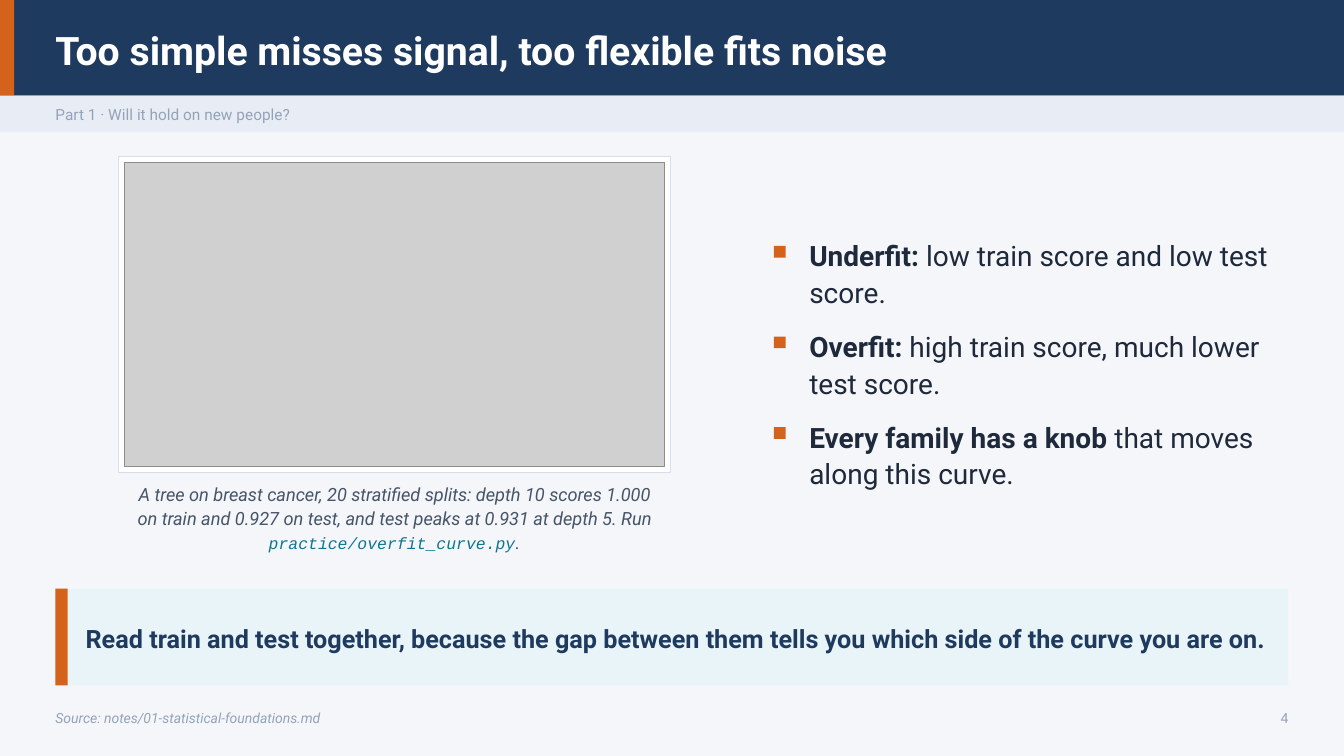
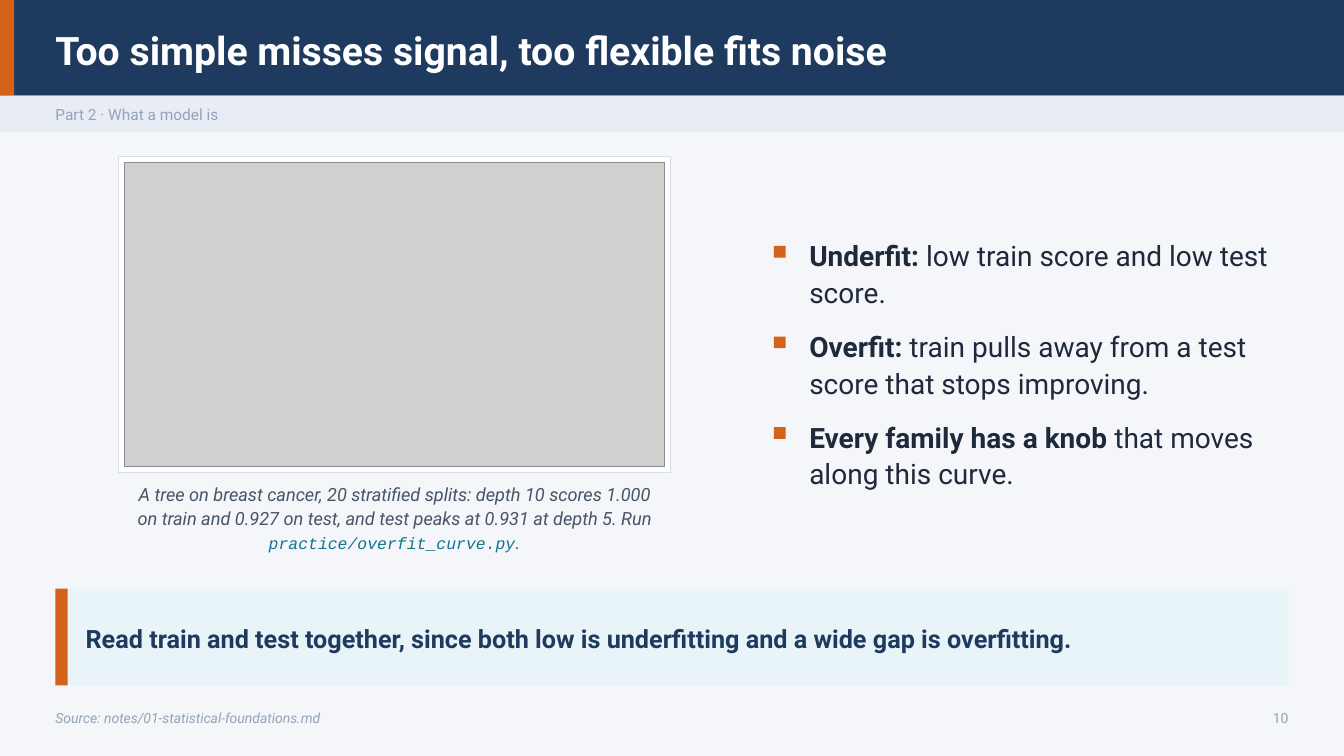
Before and after one commit to ramseywise/learn-ai-engineering, a slide deck: slide 10 of data-science/01-classical-ml/slides/classical-ml.pptx (slide 4 before the commit). Drawn at 1344x756 pixels with LibreOffice and Linux fonts; fonts in the diff are those of the drawing; grey boxes stand for pictures. Boxes give left, top, right and bottom in pixels: in the first picture for what was removed or moved away, otherwise in the second. Text is boxed around its words. In the diff, an @@ line names an element or a change of style, - is before the commit and + after.

Commit message:
Add support for slide levels and beats in deck builder
- Introduced a new JSONL file for review overrides.
- Enhanced the slide building script to support filtering slides by level (core, practice, deep) and validate slide beats.
- Added a new test suite to validate the functionality of levels and beats in slide presentations.
- Implemented checks for unknown levels and beats, ensuring proper error handling.
- Updated the output naming convention to reflect the selected level for filtered builds.

```diff
--- a/data-science/01-classical-ml/slides/classical-ml.pptx
+++ b/data-science/01-classical-ml/slides/classical-ml.pptx
@@ text at bbox=[55, 108, 219, 120]: text changed @@
-Part 1 · Will it hold on new people?
+Part 2 · What a model is
@@ text at bbox=[809, 335, 1247, 400]: text changed @@
-Overfit: high train score, much lower test score.
+Overfit: train pulls away from a test score that stops improving.
@@ text at bbox=[86, 629, 1071, 654]: text changed @@
-Read train and test together, because the gap between them tells you which side of the curve you are on.
+Read train and test together, since both low is underfitting and a wide gap is overfitting.
@@ text at bbox=[1273, 713, 1289, 723]: text changed @@
-4
+10
```
Also in this commit, not shown: 51 other slides changed, 9 slides added, 3 slides removed, 38 other files.
